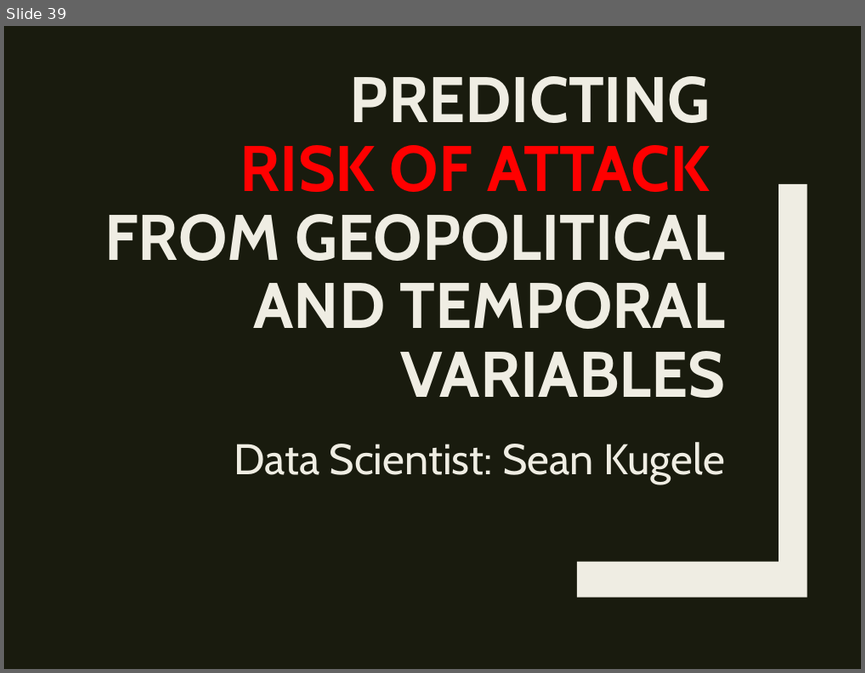
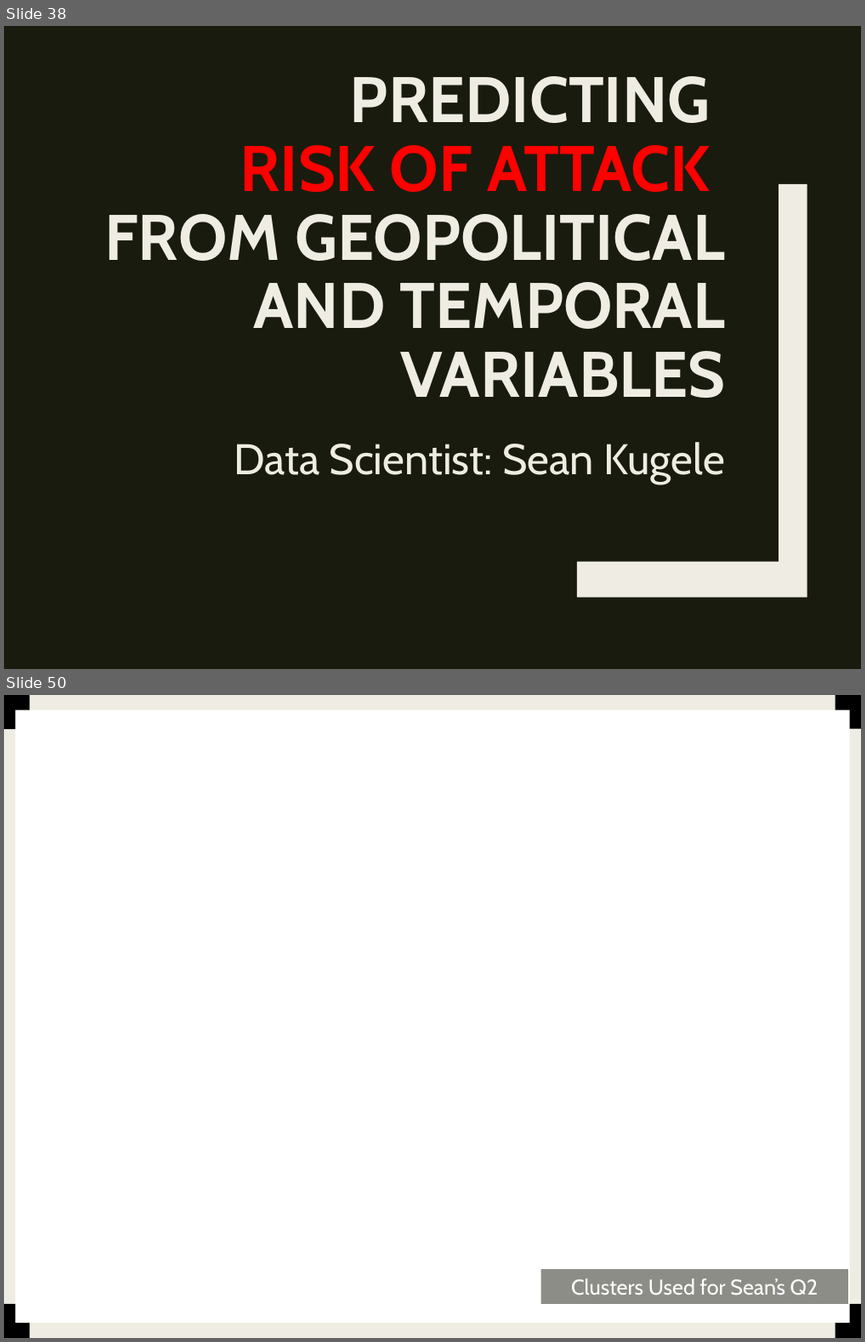
Before and after one commit to stats-learning-fall2019/final-project, a slide deck: presentation/gtdb-final-presentation.pptx. Shown one above the other, each under a label of ours: slide 39 before the commit, slides 38 and 50 after it; the slides between them are not shown. The pictures are 865x673 and 865x1342 pixels, drawn with LibreOffice and Linux fonts; fonts in the diff are those of the drawing; background and template pictures are left out. Boxes give left, top, right and bottom in pixels: in the first picture for what was removed or moved away, otherwise in the second. Text is boxed around its words. In the diff, an @@ line names an element or a change of style, - is before the commit and + after.

Commit message:
Adds "Sean Q2 slides" include roc, tree vis, and rf imp.

```diff
--- a/presentation/gtdb-final-presentation.pptx
+++ b/presentation/gtdb-final-presentation.pptx
@@ slide 50 added at (4, 695, 861, 1338), background picture (left out) @@
@@ rectangle added at (4, 695, 861, 1338), fill #EFEDE3 @@
@@ rectangle added at (4, 695, 30, 729), fill #000000 @@
@@ rectangle added at (15, 709, 850, 1322), fill #FFFFFF @@
@@ rectangle added at (37, 695, 53, 1338), fill #191B0E @@
@@ rectangle added at (835, 695, 861, 728), fill #000000 @@
@@ rectangle added at (541, 1269, 848, 1304), fill #8C8D86, 18 pt, text #FFFFFF @@
+Clusters Used for Sean’s Q2
@@ rectangle added at (4, 1304, 30, 1338), fill #000000 @@
@@ rectangle added at (835, 1304, 861, 1338), fill #000000 @@
@@ what was slide 39 is now slide 38 @@
```
Also in this commit, not shown: 2 slides changed, 8 other slides added, 1 slide removed.
